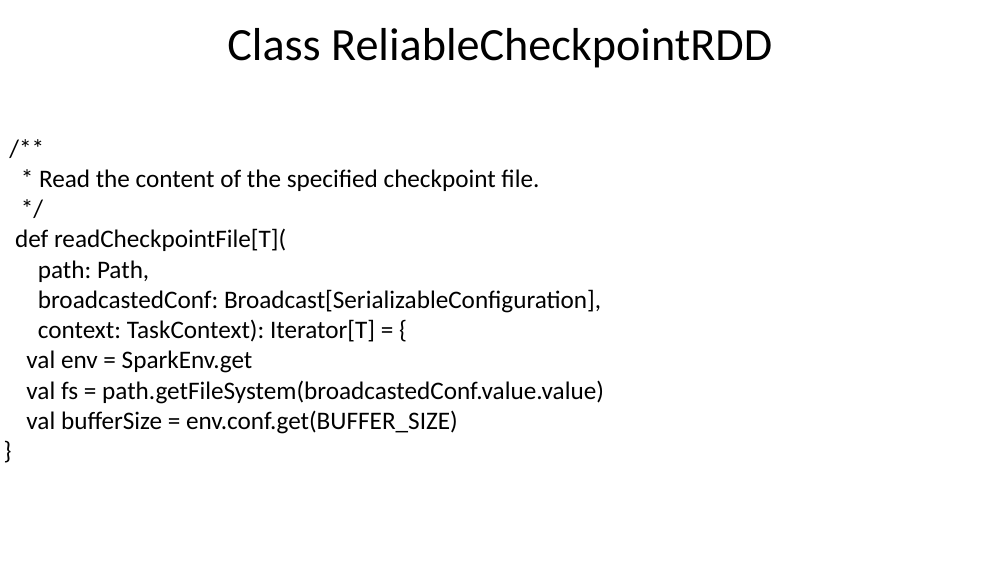
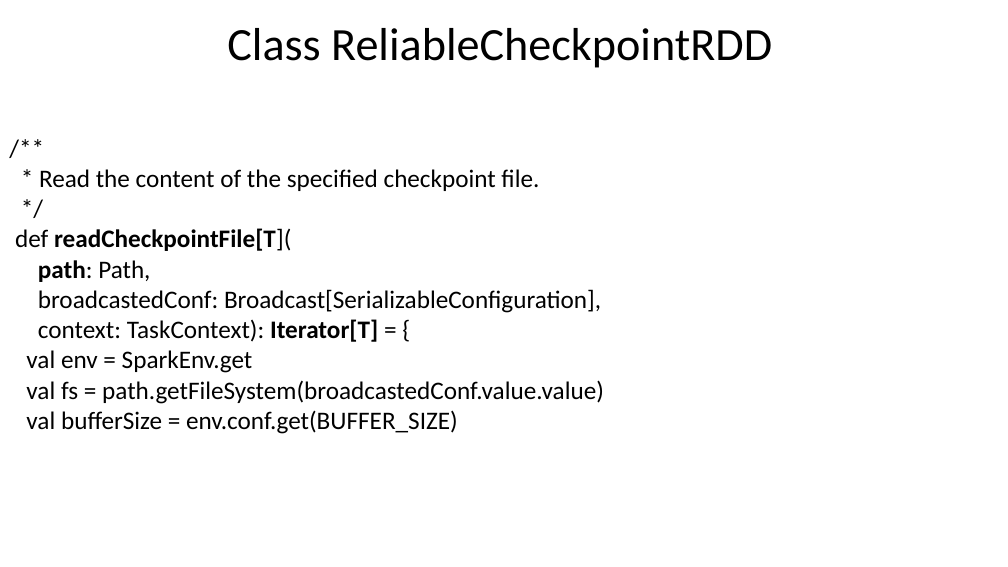
Before and after one commit to nkudinov/apache_spark_pptx, a slide deck: slide 24 of Spark_checkpoint.pptx. Drawn at 1008x567 pixels with LibreOffice and Linux fonts; fonts in the diff are those of the drawing. Boxes give left, top, right and bottom in pixels: in the first picture for what was removed or moved away, otherwise in the second. Text is boxed around its words. In the diff, an @@ line names an element or a change of style, - is before the commit and + after.

Commit message:
add more details about checkpoint

```diff
--- a/Spark_checkpoint.pptx
+++ b/Spark_checkpoint.pptx
@@ text at <box>15,169,604,434</box>: paragraph removed @@
-}
@@ text at <box>15,228,378,342</box>: bold on in "readCheckpointFile[T](", "path:", "Iterator[T]" @@
```
Also in this commit, not shown: 9 other slides changed.
